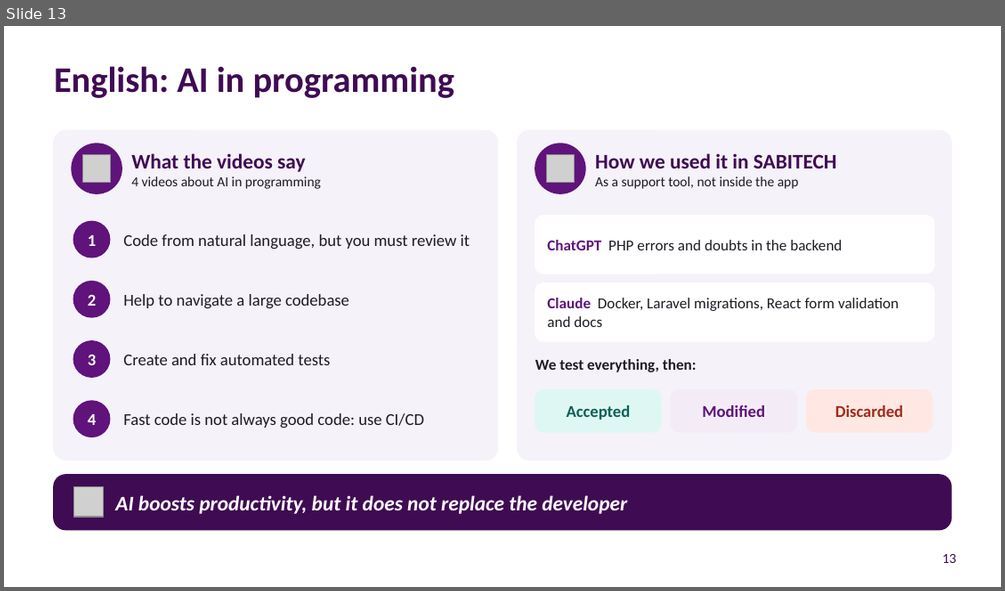
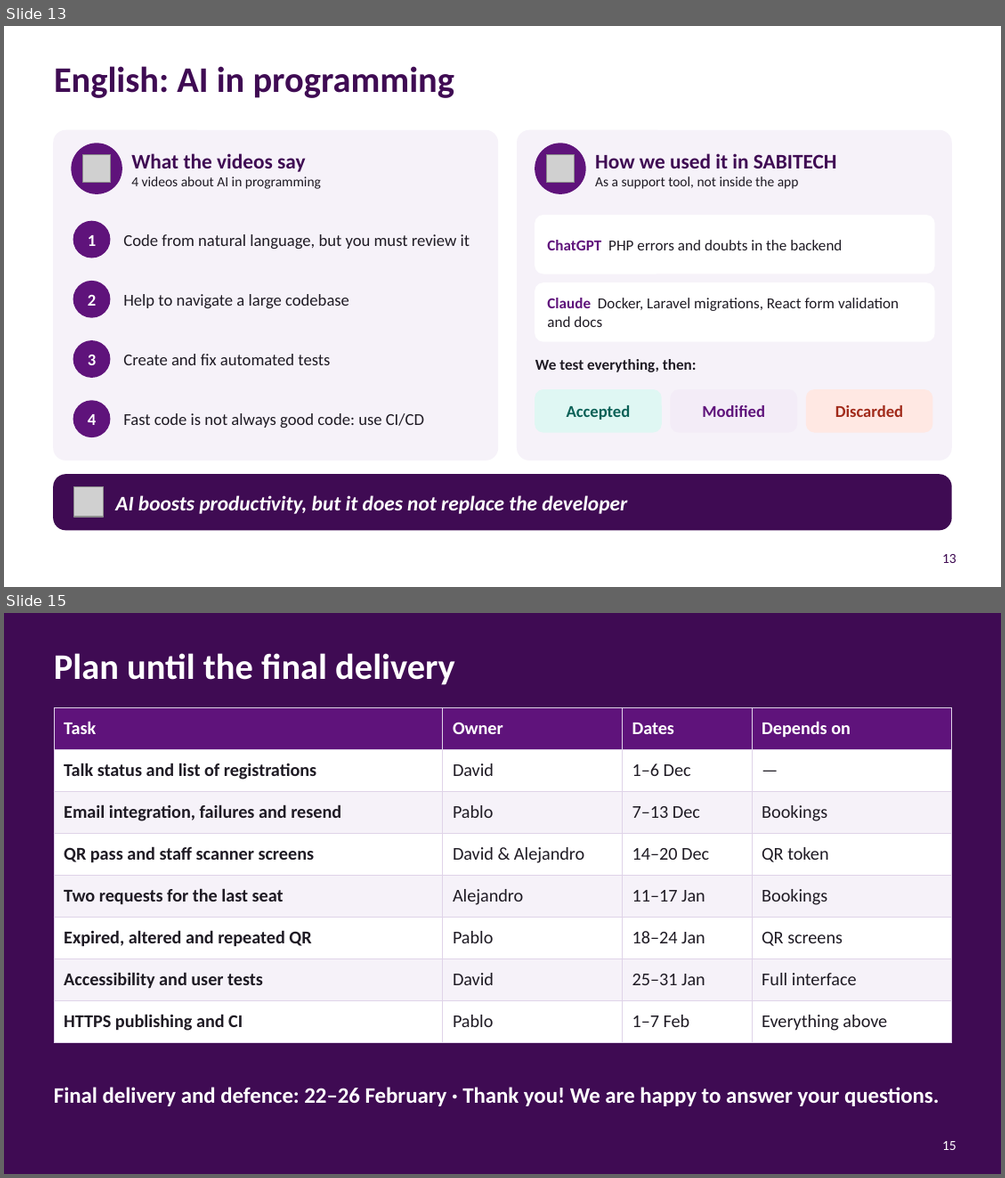
Before and after one commit to pablopedron/SABITECH, a slide deck: documents/Presentacion/07_2_DAW_Intermodular_1Evaluacion_SABITECH_WEB_Presentacion.pptx. Shown one above the other, each under a label of ours: slide 13 before the commit, slides 13 and 15 after it; the slides between them are not shown. The pictures are 1005x591 and 1005x1178 pixels, drawn with LibreOffice and Linux fonts; fonts in the diff are those of the drawing; grey boxes stand for pictures; background and template pictures are left out. Boxes give left, top, right and bottom in pixels: in the first picture for what was removed or moved away, otherwise in the second. Text is boxed around its words. In the diff, an @@ line names an element or a change of style, - is before the commit and + after.

Commit message:
Presentación: diapositiva con el plan hasta la entrega final

```diff
--- a/documents/Presentacion/07_2_DAW_Intermodular_1Evaluacion_SABITECH_WEB_Presentacion.pptx
+++ b/documents/Presentacion/07_2_DAW_Intermodular_1Evaluacion_SABITECH_WEB_Presentacion.pptx
@@ slide 15 added at bbox=[4, 613, 1001, 1174], background #3F0B53 @@
@@ text added at bbox=[54, 653, 455, 685], 26 pt, text #FFFFFF, bold @@
+Plan until the final delivery
@@ table added at bbox=[54, 707, 951, 1034], 8 rows, 4 columns @@
+Task | Owner | Dates | Depends on
+Talk status and list of registrations | David | 1–6 Dec | —
+Email integration, failures and resend | Pablo | 7–13 Dec | Bookings
+QR pass and staff scanner screens | David & Alejandro | 14–20 Dec | QR token
+Two requests for the last seat | Alejandro | 11–17 Jan | Bookings
+Expired, altered and repeated QR | Pablo | 18–24 Jan | QR screens
+Accessibility and user tests | David | 25–31 Jan | Full interface
+HTTPS publishing and CI | Pablo | 1–7 Feb | Everything above
@@ text added at bbox=[54, 1086, 938, 1106], 16 pt, text #FFFFFF, bold @@
+Final delivery and defence: 22–26 February · Thank you! We are happy to answer your questions.
@@ page number added at bbox=[942, 1141, 956, 1150], 10 pt, text #FFFFFF @@
+15
```
Also in this commit, not shown: 1 slide changed, 2 other files.
